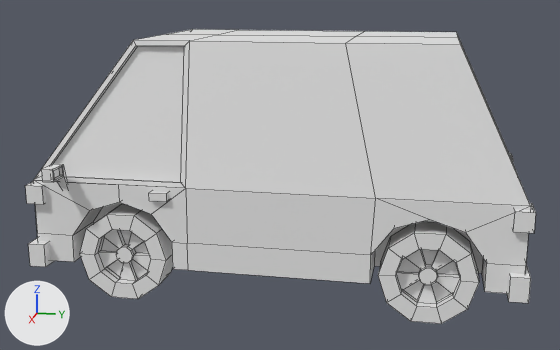
The FBX model Assets/Models/car/car_4.fbx: old version first, new version second.
Before and after are seen from a 50 mm lens placed at (6.79, 1.27, 2.6), pointed at (0.06, -0.08, 0.91). Lighting does not change. The marker at lower left points along +X, +Y and +Z. Mesh edges are drawn as thin lines.

In view in the first picture: 'car_4'.
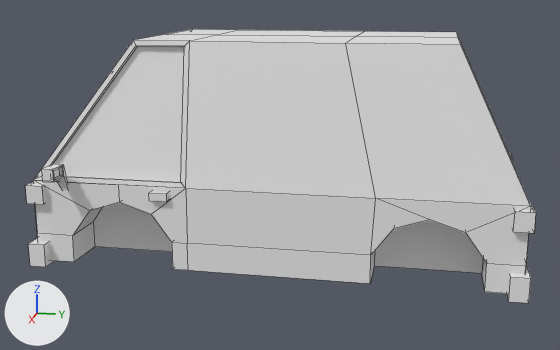
Where the change shows, as pixel boxes [x1, y1, x2, y2] in the pictures (560 x 350 px):
'car_4', reshaped (7% shorter)
    before: [25, 29, 536, 324]
    after: [25, 29, 536, 303]
part 1 of me_car_4, deleted
    before: [378, 222, 479, 324]
part 2 of me_car_4, deleted
    before: [80, 204, 173, 299]

The change in detail:
me_car_4 has 610 vertices, 542 faces and spans x -1.26..1.26, y -2.04..2.03, z 0.01..2.16.
me_car_4 is used by ob_car_4; location (0.0, 0.0, 0.0).
me_car_4 part 1: the loose piece of 80 vertices spanning x 0.7..1.0, y 0.89..1.67, z 0.01..0.74 is deleted.
me_car_4 part 2: the loose piece of 80 vertices spanning x 0.7..1.0, y -1.62..-0.85, z 0.01..0.74 is deleted.
